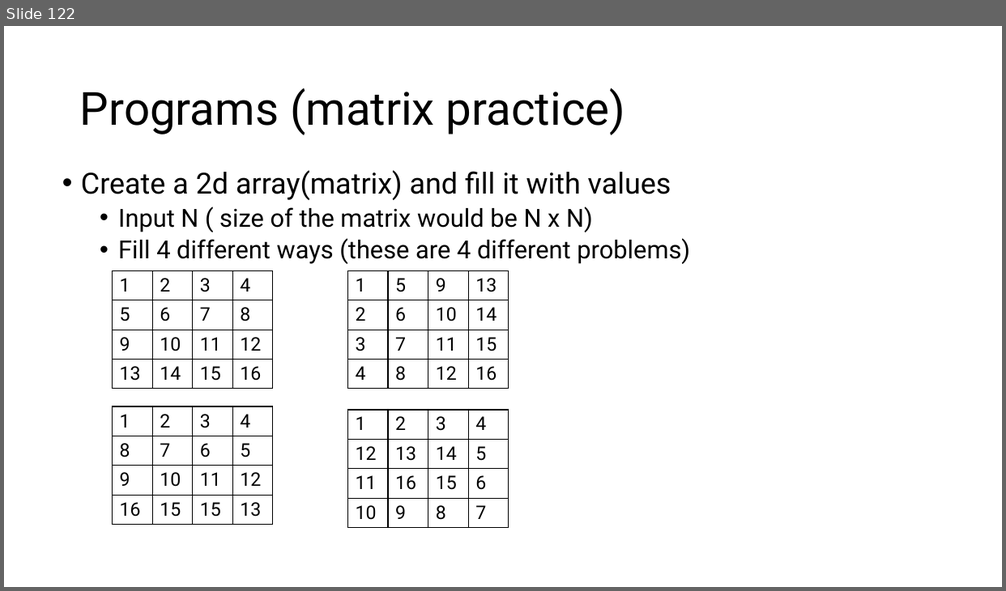
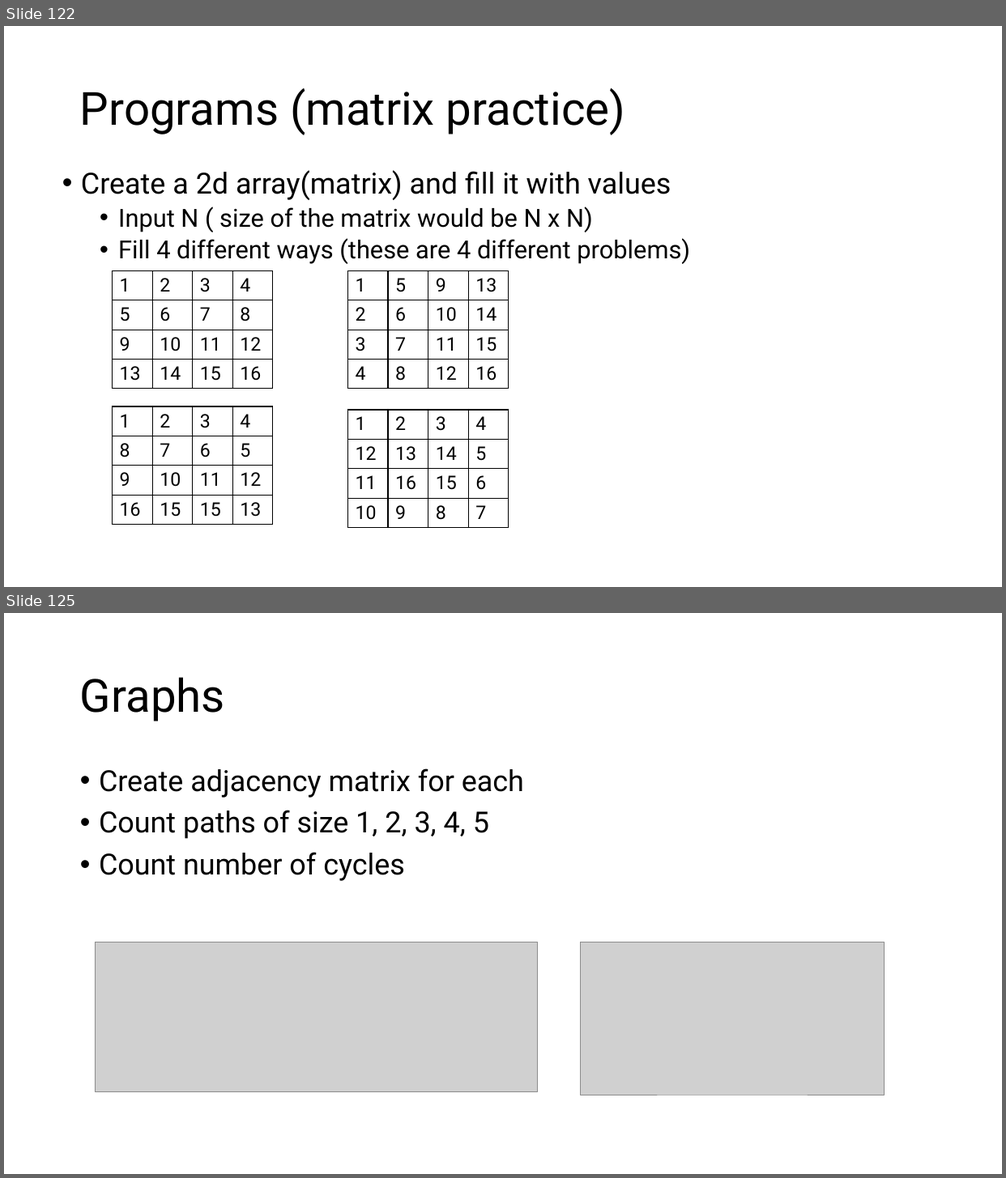
Before and after one commit to MoklaEducation/ems_winter_2025_acsl101, a slide deck: all/ExploringCSConceptsViaACSLCompetitions_all.pptx. Shown one above the other, each under a label of ours: slide 122 before the commit, slides 122 and 125 after it; the slides between them are not shown. The pictures are 1006x591 and 1006x1178 pixels, drawn with LibreOffice and Linux fonts; fonts in the diff are those of the drawing; grey boxes stand for pictures. Boxes give left, top, right and bottom in pixels: in the first picture for what was removed or moved away, otherwise in the second. Text is boxed around its words. In the diff, an @@ line names an element or a change of style, - is before the commit and + after.

Commit message:
graph,gate,program

```diff
--- a/all/ExploringCSConceptsViaACSLCompetitions_all.pptx
+++ b/all/ExploringCSConceptsViaACSLCompetitions_all.pptx
@@ slide 125 added at (x1=4, y1=613, x2=1002, y2=1174), background #FFFFFF @@
@@ title added at (x1=80, y1=677, x2=225, y2=722), 44 pt, text #000000 @@
+Graphs
@@ text added at (x1=99, y1=769, x2=524, y2=881), 28 pt, text #000000 @@
+• Create adjacency matrix for each
+• Count paths of size 1, 2, 3, 4, 5
+• Count number of cycles
@@ picture added at (x1=96, y1=943, x2=537, y2=1093) @@
@@ picture added at (x1=581, y1=943, x2=884, y2=1095) @@
```
Also in this commit, not shown: 3 other slides added, 1 other file.
